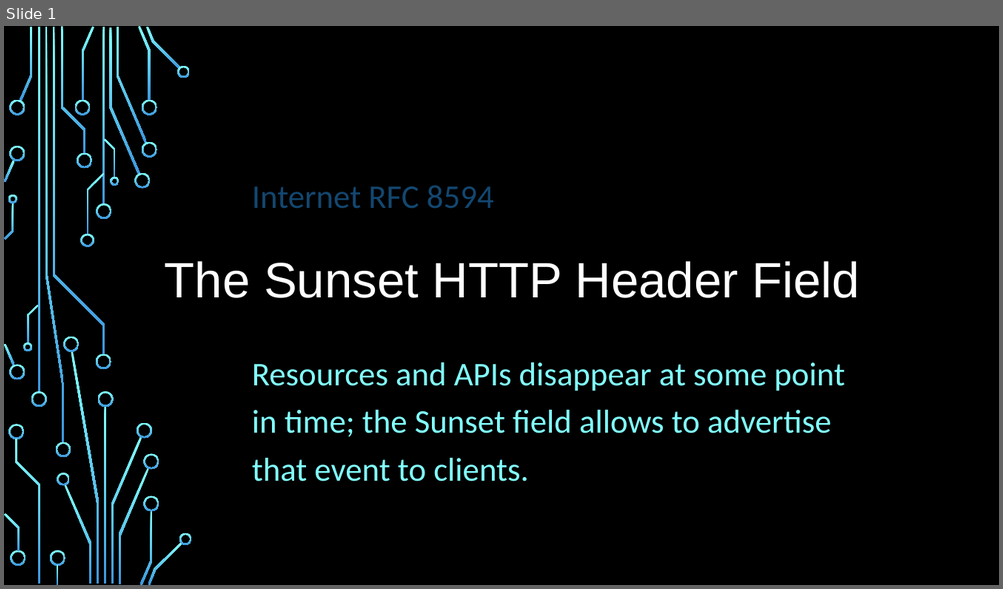
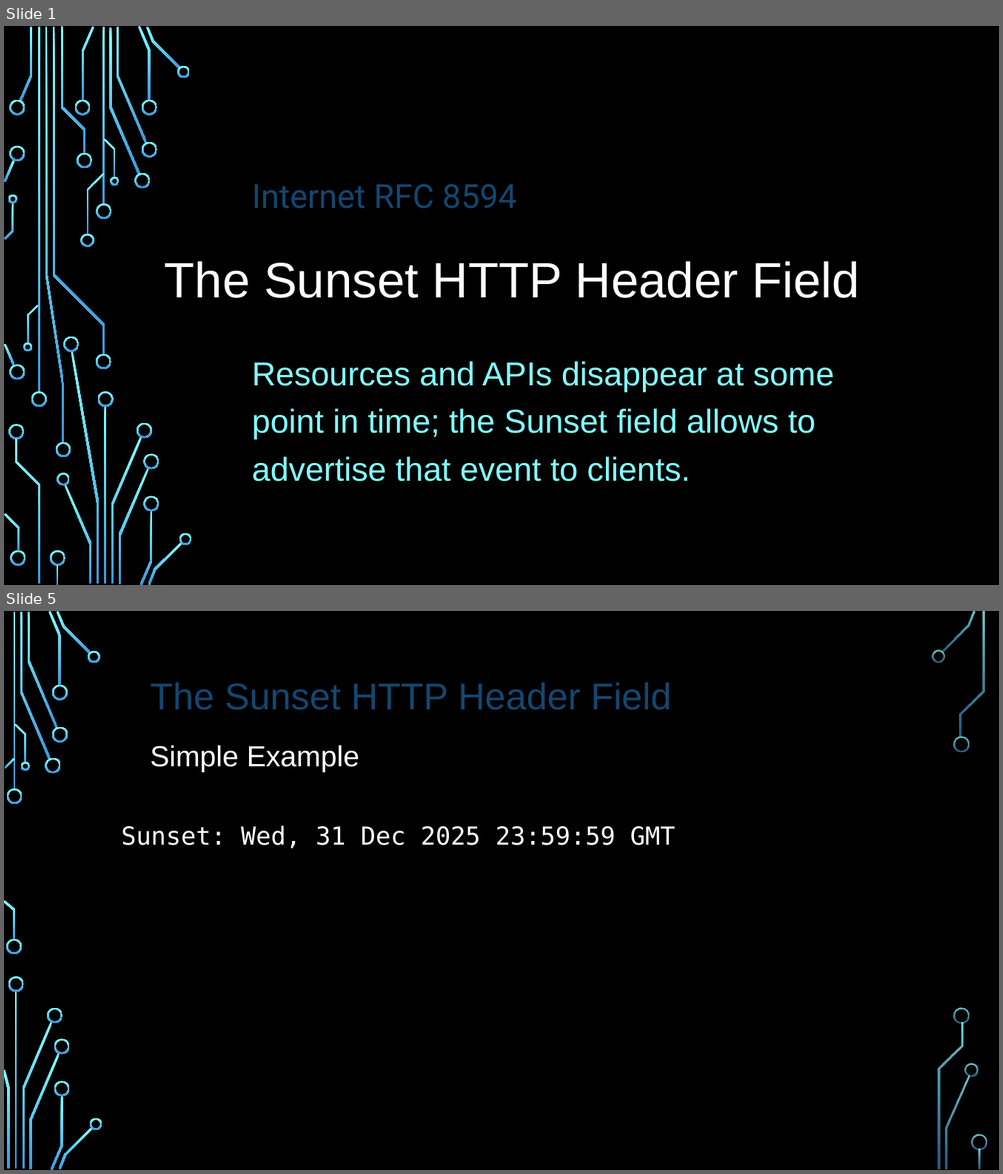
Before and after one commit to dret/HTTP-APIs, a slide deck: assets/slides/rfc8594.pptx. Shown one above the other, each under a label of ours: slide 1 before the commit, slides 1 and 5 after it; the slides between them are not shown. The pictures are 1003x589 and 1003x1174 pixels, drawn with LibreOffice and Linux fonts; fonts in the diff are those of the drawing; background and template pictures are left out. Boxes give left, top, right and bottom in pixels: in the first picture for what was removed or moved away, otherwise in the second. Text is boxed around its words. In the diff, an @@ line names an element or a change of style, - is before the commit and + after.

```diff
--- a/assets/slides/rfc8594.pptx
+++ b/assets/slides/rfc8594.pptx
@@ slide 5 added at <box>4,611,999,1170</box>, background picture (left out) @@
@@ text added at <box>150,682,671,710</box>, 36 pt, text #134770 @@
+The Sunset HTTP Header Field
@@ text added at <box>150,745,359,772</box>, 28 pt, text #FFFFFF @@
+Simple Example
@@ text added at <box>121,826,675,849</box>, 24 pt, text #FFFFFF @@
+Sunset: Wed, 31 Dec 2025 23:59:59 GMT
@@ group added at <box>4,611,987,1170</box>: 33 freeform shapes, 3 rectangles @@
@@ slide 1 changed as well @@
@@ text "Internet RFC 8594" at <box>252,184,517,209</box>: font Calibri to Roboto @@
@@ subtitle "Resources and APIs disappear at ..." at <box>252,361,834,482</box>: font Calibri to Arial @@
```
Also in this commit, not shown: 4 other slides added.
